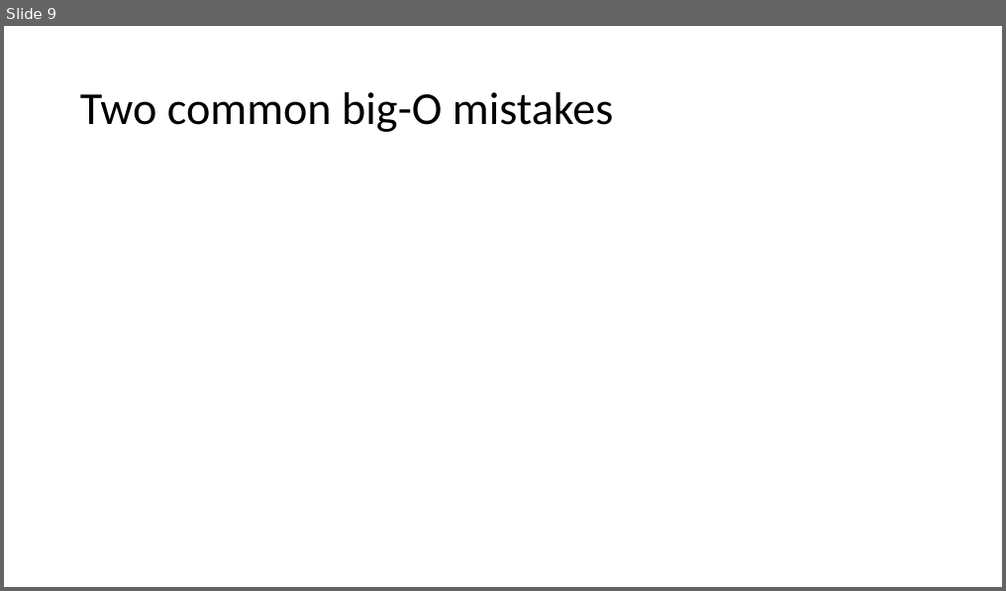
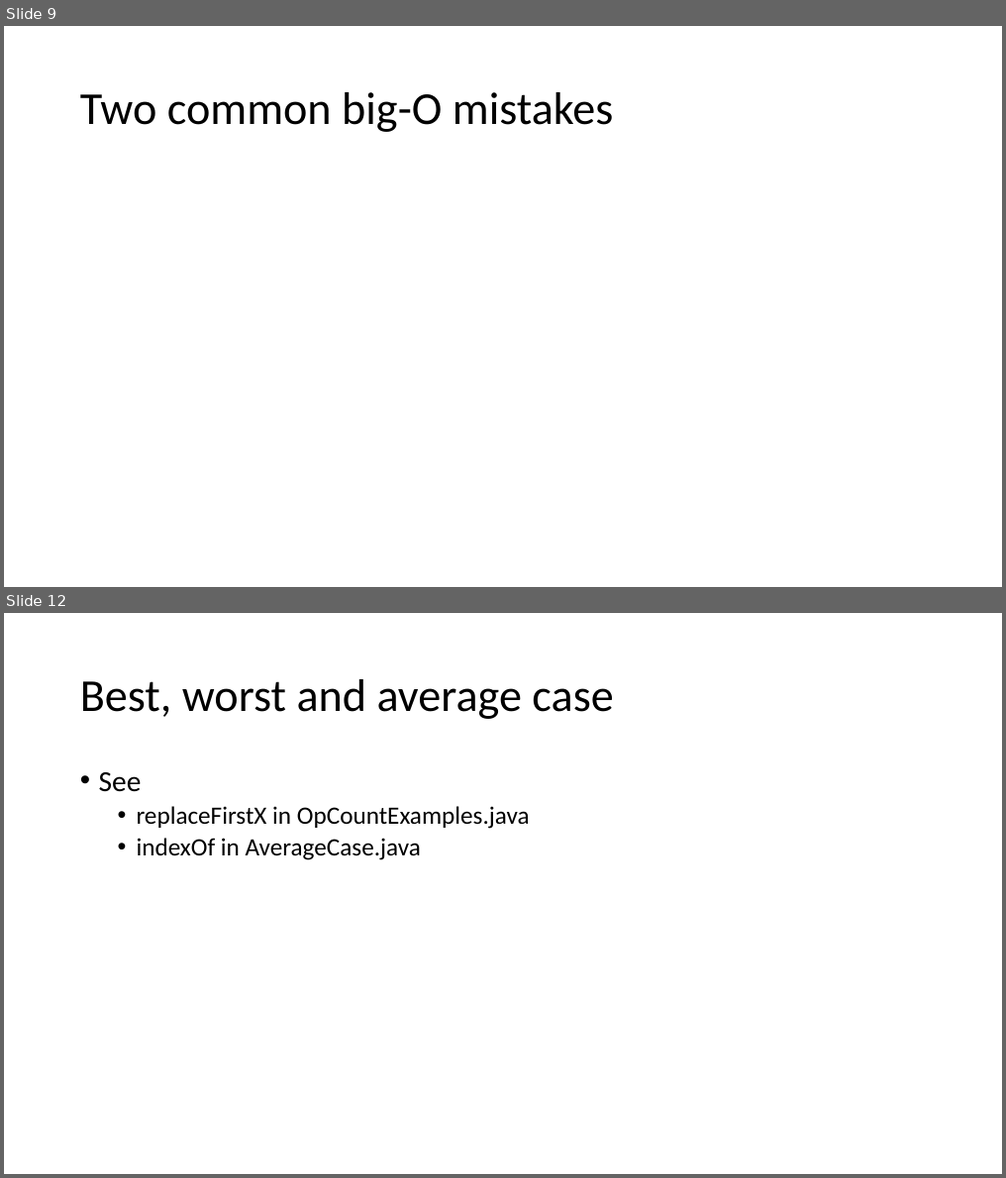
Before and after one commit to dickinson-comp232-fall22/dickinson-comp232-fall22.github.io, a slide deck: resources/class05/asymptotic-notation.pptx. Shown one above the other, each under a label of ours: slide 9 before the commit, slides 9 and 12 after it; the slides between them are not shown. The pictures are 1006x591 and 1006x1178 pixels, drawn with LibreOffice and Linux fonts; fonts in the diff are those of the drawing; grey boxes stand for pictures. Boxes give left, top, right and bottom in pixels: in the first picture for what was removed or moved away, otherwise in the second. Text is boxed around its words. In the diff, an @@ line names an element or a change of style, - is before the commit and + after.

```diff
--- a/resources/class05/asymptotic-notation.pptx
+++ b/resources/class05/asymptotic-notation.pptx
@@ slide 12 added at box(4, 613, 1002, 1174), background #FFFFFF @@
@@ title added at box(80, 679, 613, 719), 44 pt, text #000000 @@
+Best, worst and average case
@@ text added at box(99, 772, 530, 861), 24 pt, text #000000 @@
+• See
+  • replaceFirstX in OpCountExamples.java
+  • indexOf in AverageCase.java
```
Also in this commit, not shown: 1 slide changed, 2 other slides added.
